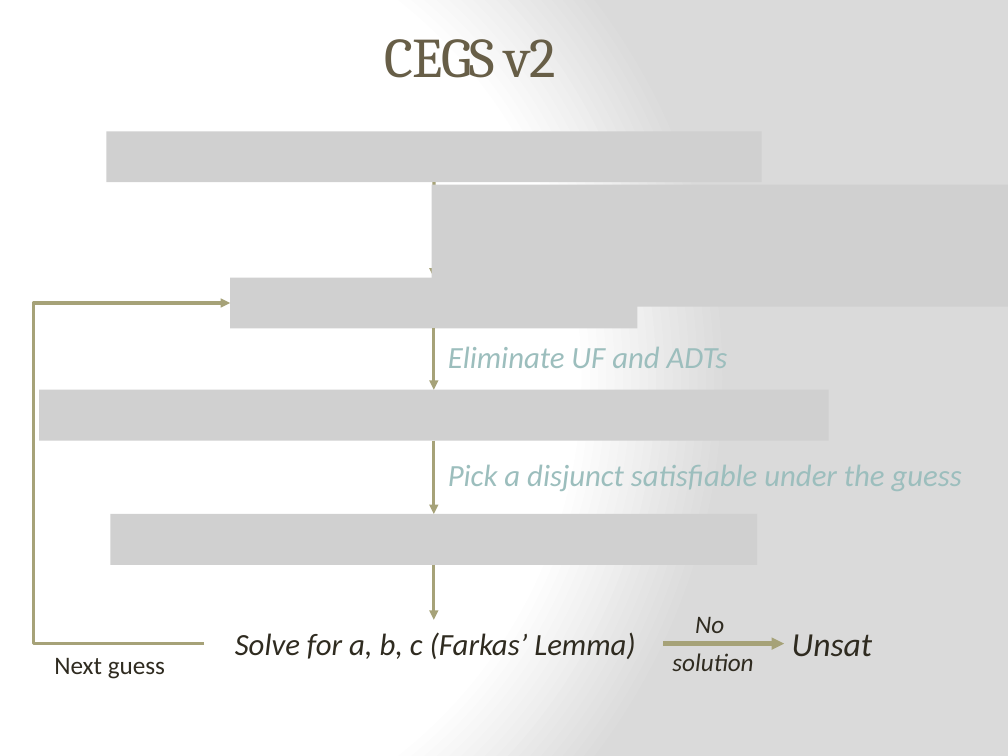
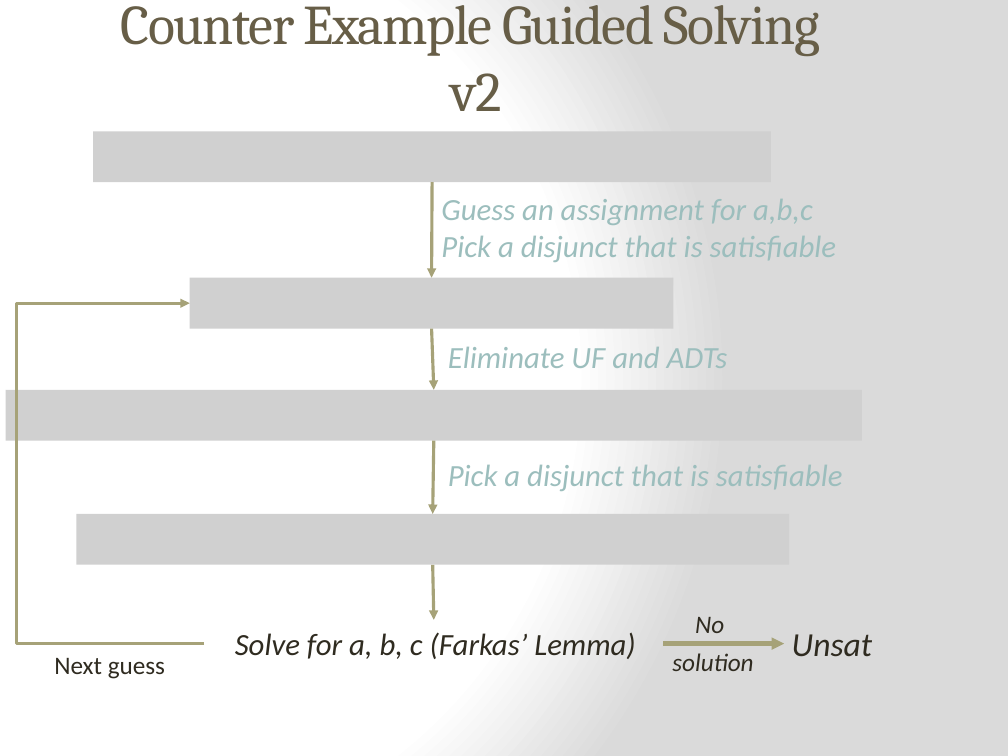
Before and after one commit to epfl-lara/leon, a slide deck: slide 19 of slides/Invariant&BoundInference.pptx. Drawn at 1008x756 pixels with LibreOffice and Linux fonts; fonts in the diff are those of the drawing; grey boxes stand for pictures. Boxes give left, top, right and bottom in pixels: in the first picture for what was removed or moved away, otherwise in the second. Text is boxed around its words. In the diff, an @@ line names an element or a change of style, - is before the commit and + after.

```diff
--- a/slides/Invariant&BoundInference.pptx
+++ b/slides/Invariant&BoundInference.pptx
@@ title at [120, 5, 821, 111]: text changed @@
-CEGS v2
+Counter Example Guided Solving
+v2
@@ picture: place and size @@
-picture at [107, 131, 762, 181]
+picture at [93, 131, 770, 181]
@@ picture removed at [431, 184, 1008, 306] @@
@@ text added at [441, 199, 837, 262], 22 pt, text #9CBEBD, italic @@
+Guess an assignment for a,b,c
+Pick a disjunct that is satisfiable
@@ picture: place and size @@
-picture at [230, 277, 637, 328]
+picture at [190, 278, 673, 329]
@@ elbow arrow moved from (205, 643) - (230, 303) to (205, 643) - (190, 303) @@
@@ picture: place and size @@
-picture at [39, 390, 829, 440]
+picture at [6, 390, 862, 440]
@@ text at [448, 465, 843, 491]: text changed @@
-Pick a disjunct satisfiable under the guess
+Pick a disjunct that is satisfiable
@@ picture: place and size @@
-picture at [111, 514, 758, 564]
+picture at [77, 514, 789, 564]
```
Also in this commit, not shown: 5 other slides changed.
